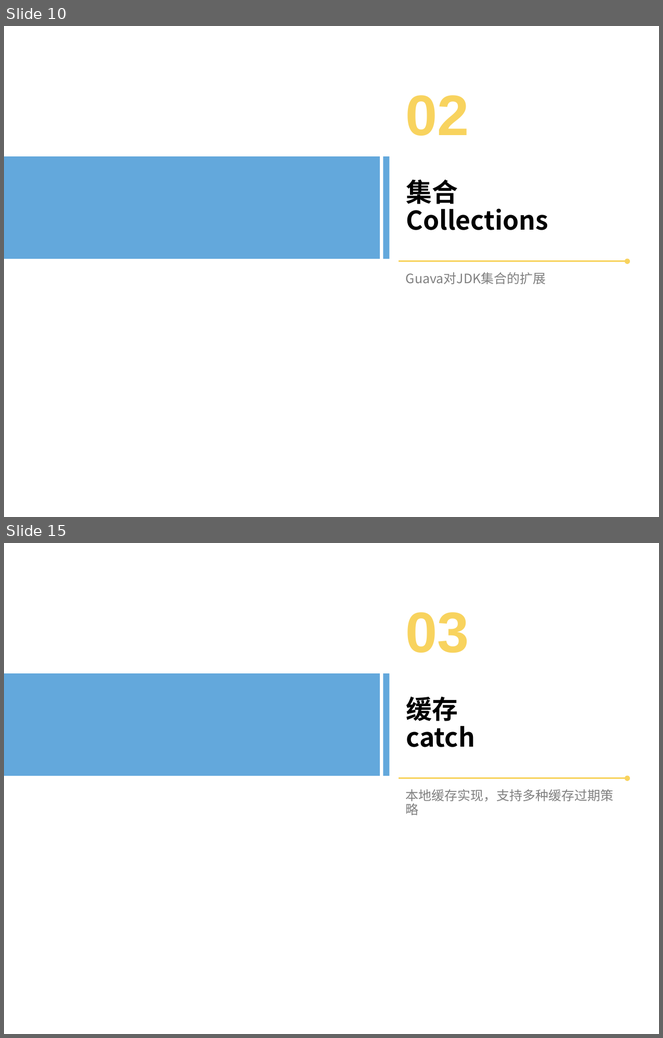
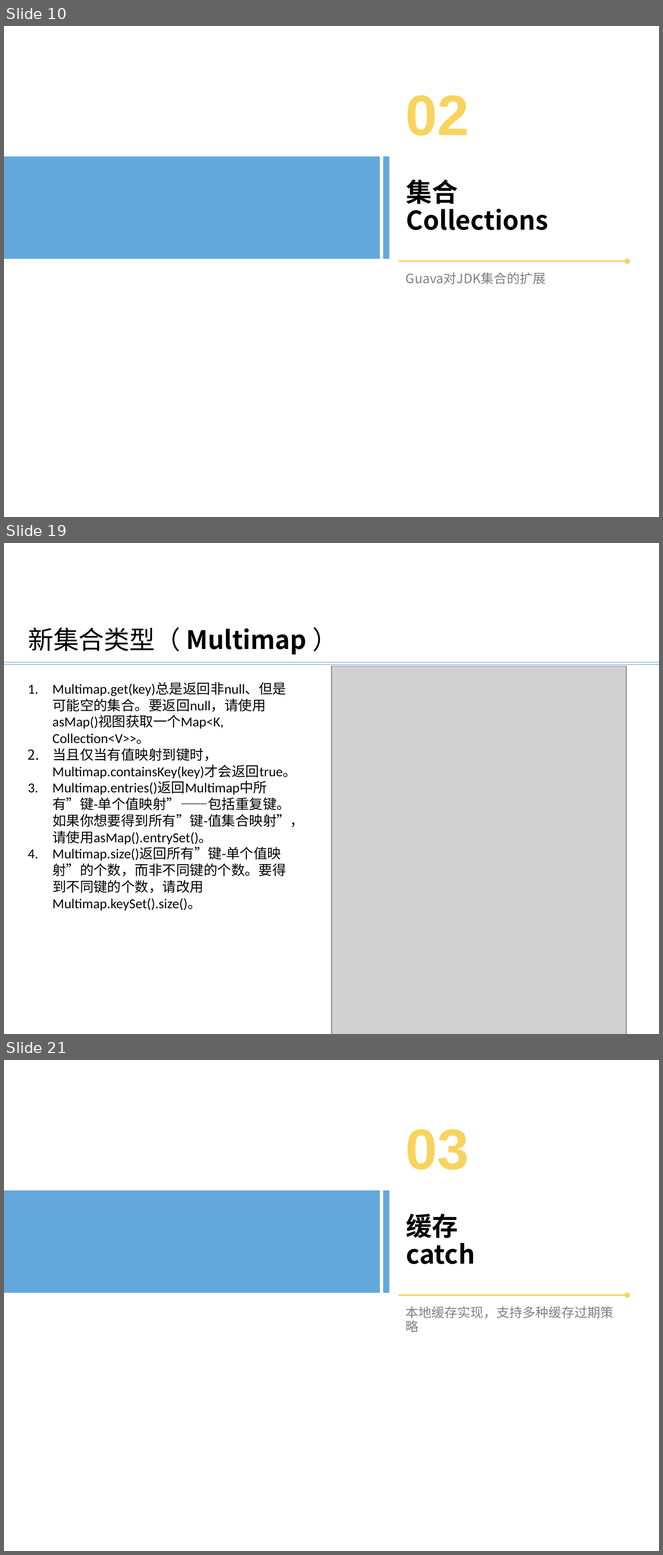
Before and after one commit to bxguo/guava, a slide deck: Guava介绍.pptx. Shown one above the other, each under a label of ours: slides 10 and 15 before the commit, slides 10, 19 and 21 after it; the slides between them are not shown. The pictures are 663x1038 and 663x1555 pixels, drawn with LibreOffice and Linux fonts; fonts in the diff are those of the drawing; grey boxes stand for pictures; background and template pictures are left out. Boxes give left, top, right and bottom in pixels: in the first picture for what was removed or moved away, otherwise in the second. Text is boxed around its words. In the diff, an @@ line names an element or a change of style, - is before the commit and + after.

```diff
--- a/Guava介绍.pptx
+++ b/Guava介绍.pptx
@@ slide 19 added at box(4, 543, 659, 1034), background #FFFFFF @@
@@ text added at box(28, 627, 307, 655), 28 pt, text #000000, bold @@
+新集合类型（ Multimap ）
@@ line added from (4, 662) to (659, 662), #5B9BD5 0.5 pt @@
@@ line added from (4, 664) to (659, 664), #5B9BD5 0.5 pt @@
@@ picture added at box(332, 666, 626, 1034) @@
@@ text added at box(52, 682, 304, 911), 15.1 pt, text #000000 @@
+1. Multimap.get(key)总是返回非null、但是可能空的集合。要返回null，请使用asMap()视图获取一个Map<K, Collection<V>>。
+2. 当且仅当有值映射到键时，Multimap.containsKey(key)才会返回true。
+3. Multimap.entries()返回Multimap中所有”键-单个值映射”——包括重复键。如果你想要得到所有”键-值集合映射”，请使用asMap().entrySet()。
+4. Multimap.size()返回所有”键-单个值映射”的个数，而非不同键的个数。要得到不同键的个数，请改用Multimap.keySet().size()。
@@ what was slide 15 is now slide 21 @@
```
Also in this commit, not shown: 1 slide changed, 17 other slides added, 3 slides removed.
